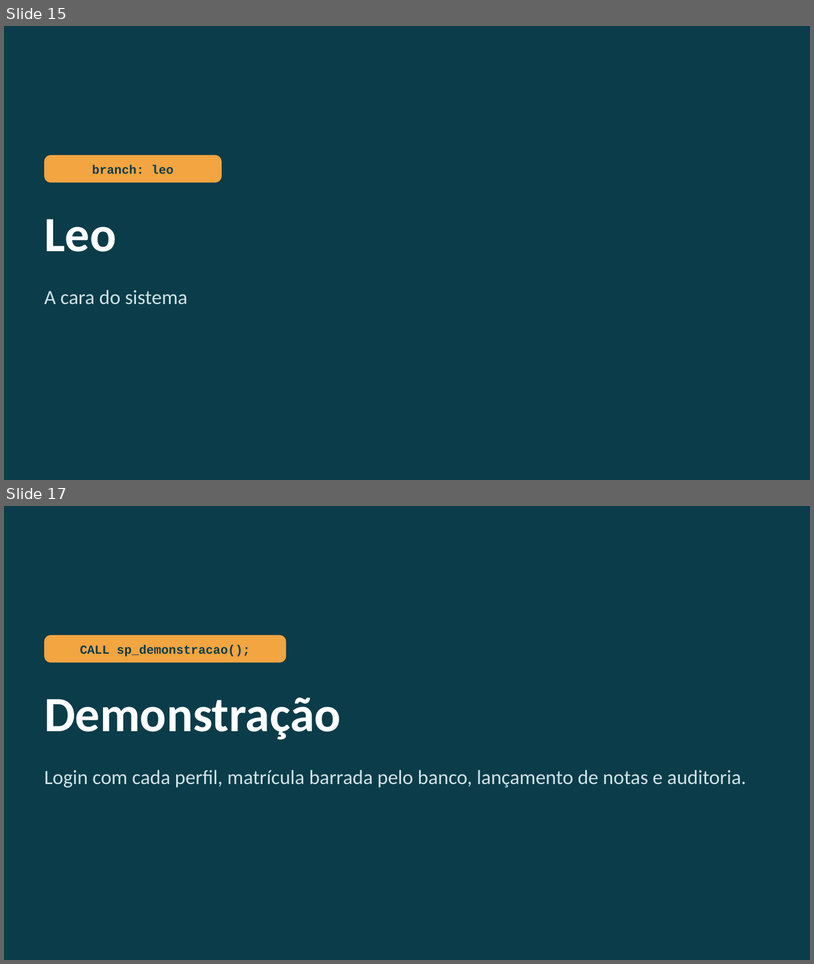
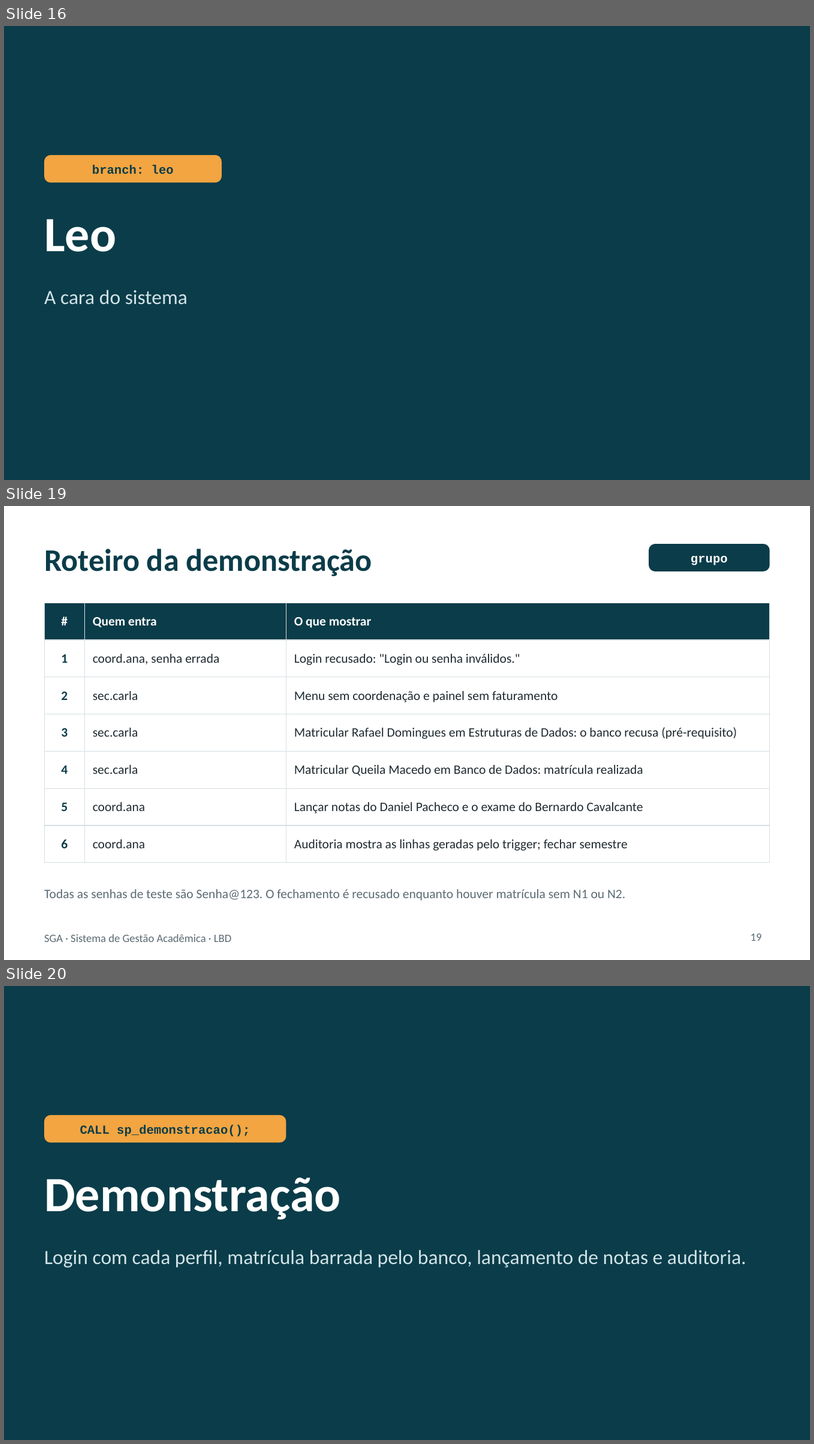
Before and after one commit to Diego-sfrr/AtividadeAvaliativaPOO, a slide deck: apresentacao/SGA_apresentacao.pptx. Shown one above the other, each under a label of ours: slides 15 and 17 before the commit, slides 16, 19 and 20 after it; the slides between them are not shown. The pictures are 814x964 and 814x1444 pixels, drawn with LibreOffice and Linux fonts; fonts in the diff are those of the drawing. Boxes give left, top, right and bottom in pixels: in the first picture for what was removed or moved away, otherwise in the second. Text is boxed around its words. In the diff, an @@ line names an element or a change of style, - is before the commit and + after.

```diff
--- a/apresentacao/SGA_apresentacao.pptx
+++ b/apresentacao/SGA_apresentacao.pptx
@@ slide 19 added at (4,506,810,960), background #FFFFFF @@
@@ text added at (44,549,372,576), 28 pt, text #0B3C49, bold @@
+Roteiro da demonstração
@@ rounded rectangle added at (649,544,770,571), fill #0B3C49, 11 pt, text #FFFFFF, bold @@
+grupo
@@ table added at (44,603,770,853), 7 rows, 3 columns @@
+# | Quem entra | O que mostrar
+1 | coord.ana, senha errada | Login recusado: "Login ou senha inválidos."
+2 | sec.carla | Menu sem coordenação e painel sem faturamento
+3 | sec.carla | Matricular Rafael Domingues em Estruturas de Dados: o banco recusa (pré-requisito)
+4 | sec.carla | Matricular Queila Macedo em Banco de Dados: matrícula realizada
+5 | coord.ana | Lançar notas do Daniel Pacheco e o exame do Bernardo Cavalcante
+6 | coord.ana | Auditoria mostra as linhas geradas pelo trigger; fechar semestre
@@ text added at (44,889,626,900), 11.5 pt, text #5B6B73 @@
+Todas as senhas de teste são Senha@123. O fechamento é recusado enquanto houver matrícula sem N1 ou N2.
@@ text added at (44,934,231,942), 10 pt, text #5B6B73 @@
+SGA · Sistema de Gestão Acadêmica · LBD
@@ page number added at (751,933,762,940), 10 pt, text #5B6B73 @@
+19
@@ what was slide 15 is now slide 16 @@
@@ what was slide 17 is now slide 20 @@
```
Also in this commit, not shown: 10 slides changed, 4 other slides added, 2 slides removed, 4 other files.
